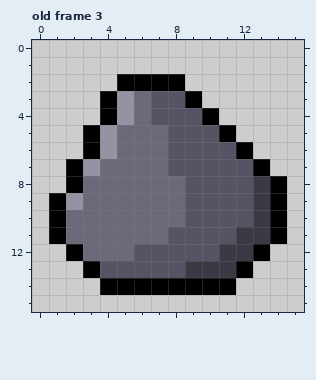
A pixel-art file gets an edit: Shroomfall/item/frame.aseprite. That is the earlier state.
16x16 pixels, 5 frames. Colours within 5 levels of each other are drawn and written as one. Shown: old frame 3. The commit also changed other frames, which this record leaves out.
The same view after the edit:
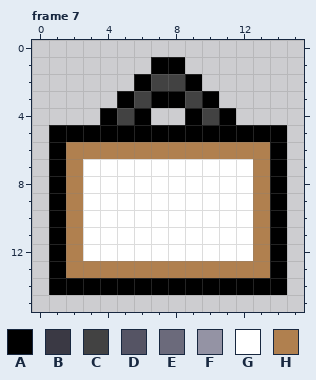
Palette (. is transparent): A #000000  B #3a3944  C #424242  D #555464  E #6b6a7b  F #9493a4  G #ffffff  H #b0804f
A new or re-ordered frame is compared with the old frame closest to it.
The edit:
frames 5 -> 9
Changed rows in their new state; - is an unchanged pixel.
Frame 7 is new; against old frame 3:
first column x 1:
 1 ------AA------
 2 ----.-CCA-----
 3 ---.ACAACA----
 4 ----CA..ACA---
 5 AA-AAAAAAA-AAA
 6 AHHHHHHHHHHHHA
 7 AHGGGGGGGGGGHA
 8 AHGGGGGGGGGGH-
 9 -HGGGGGGGGGGH-
10 -HGGGGGGGGGGH-
11 -HGGGGGGGGGGH-
12 AHGGGGGGGGGGHA
13 AHHHHHHHHHHHHA
14 AAA--------AAA
Boxes around the changes in both pictures, in picture pixels (x1, y1, x2, y2):
changed: (49, 57, 287, 295)
